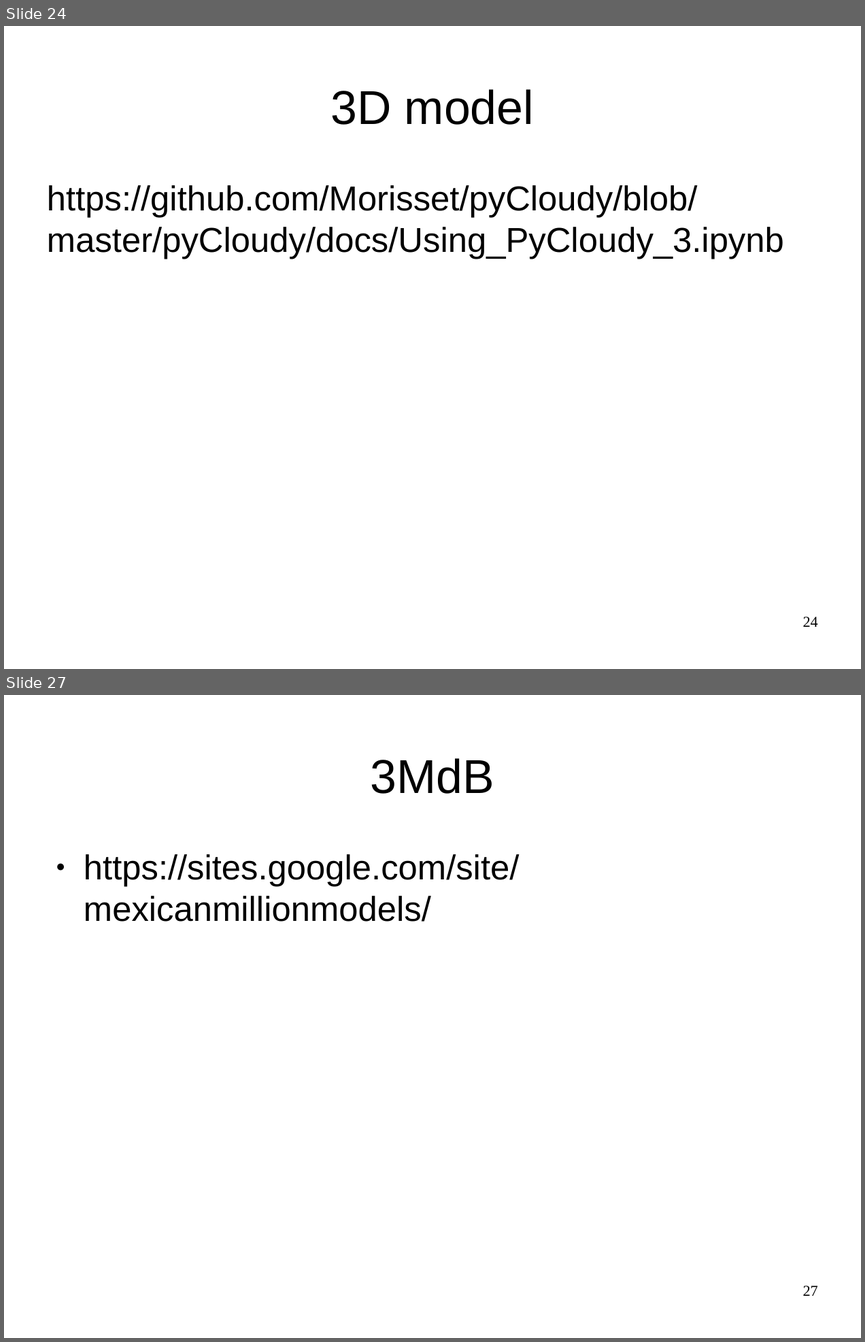
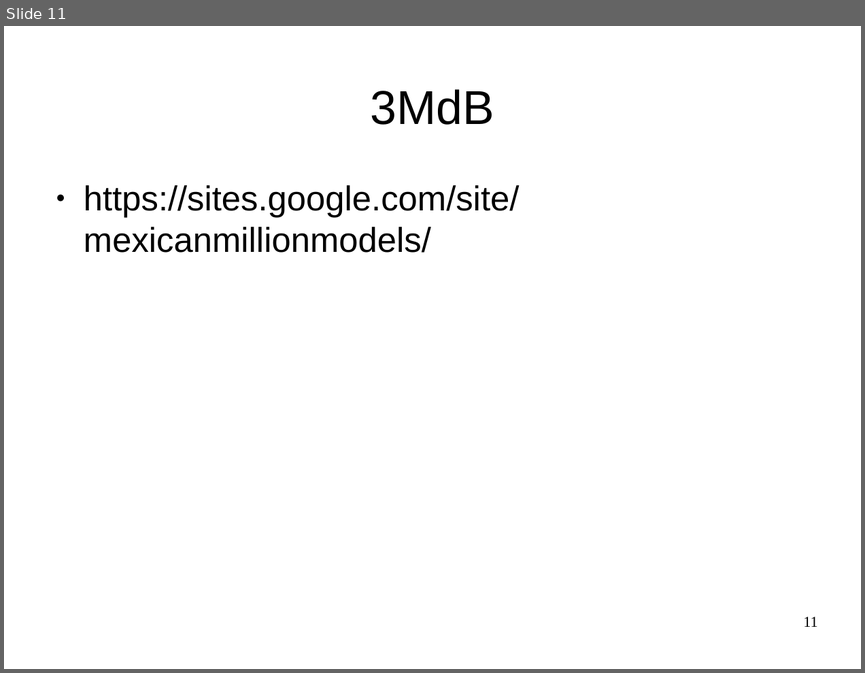
Before and after one commit to Morisset/Cloudy_Summer_School, a slide deck: pyCloudy.odp. Shown one above the other, each under a label of ours: slides 24 and 27 before the commit, slide 11 after it; the slides between them are not shown. The pictures are 865x1342 and 865x673 pixels, drawn with LibreOffice and Linux fonts; fonts in the diff are those of the drawing. Boxes give left, top, right and bottom in pixels: in the first picture for what was removed or moved away, otherwise in the second. Text is boxed around its words. In the diff, an @@ line names an element or a change of style, - is before the commit and + after.

```diff
--- a/pyCloudy.odp
+++ b/pyCloudy.odp
@@ slide 24 removed at [4,26,861,669], background #FFFFFF @@
@@ title removed at [330,89,534,125] @@
-3D model
@@ text removed at [47,185,784,259] @@
-https://github.com/Morisset/pyCloudy/blob/master/pyCloudy/docs/Using_PyCloudy_3.ipynb
@@ page number removed at [803,616,818,626] @@
-24
@@ what was slide 27 is now slide 11 @@
@@ page number at [803,616,817,626]: text changed @@
-27
+11
```
Also in this commit, not shown: 2 slides changed, 15 other slides removed, 2 other files.
